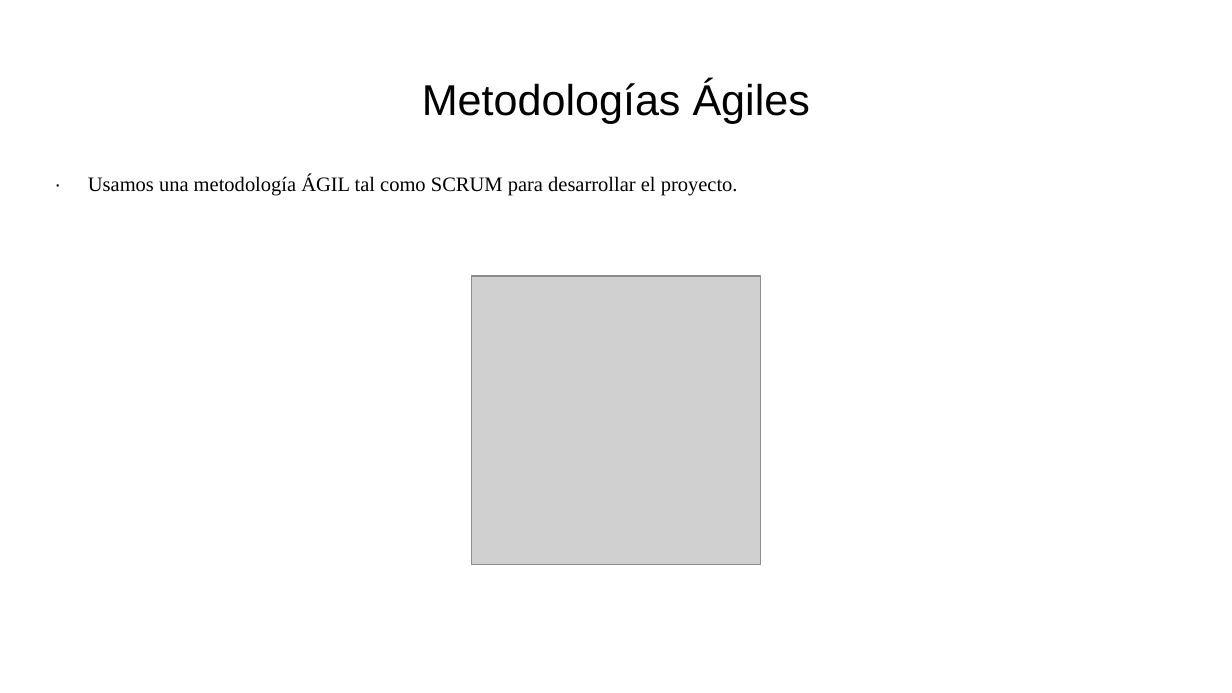
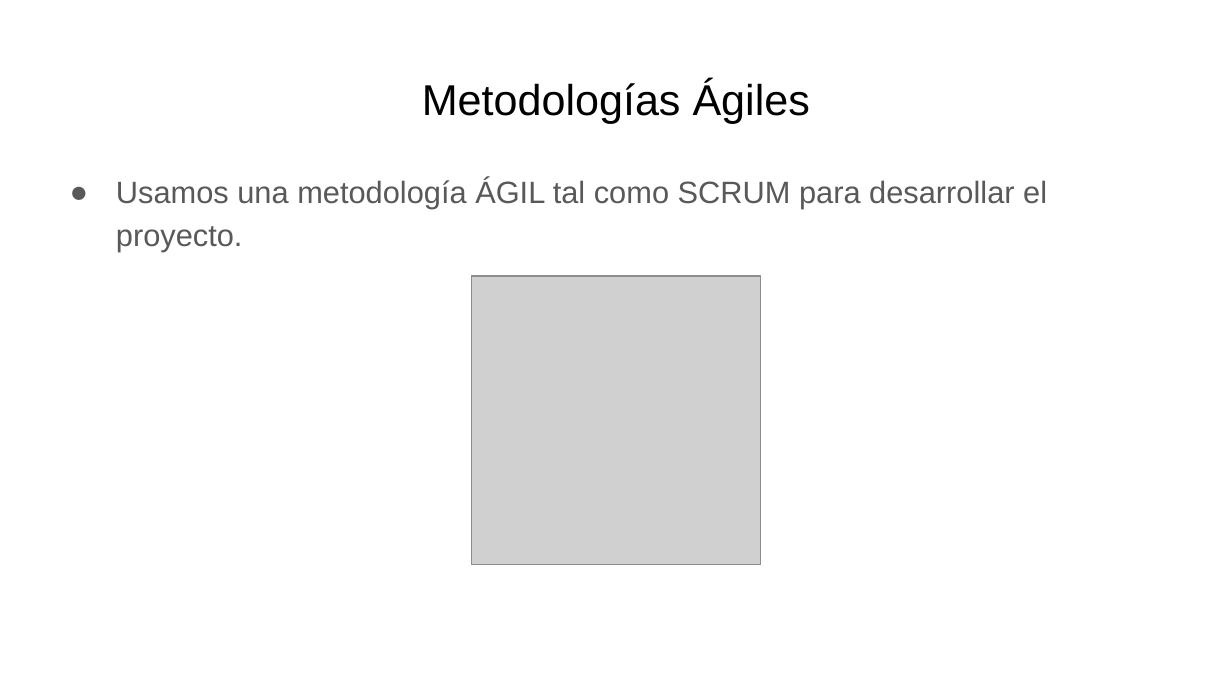
Before and after one commit to miguelmunval/presentacion, a slide deck: slide 7 of Tecnologías Usadas Dual.pptx (slide 6 before the commit). Drawn at 1232x693 pixels with LibreOffice and Linux fonts; fonts in the diff are those of the drawing; grey boxes stand for pictures. Boxes give left, top, right and bottom in pixels: in the first picture for what was removed or moved away, otherwise in the second. Text is boxed around its words. In the diff, an @@ line names an element or a change of style, - is before the commit and + after.

```diff
--- a/Tecnologías Usadas Dual.pptx
+++ b/Tecnologías Usadas Dual.pptx
@@ text at bbox=[116, 179, 1047, 252]: text changed; size 12 to 18 pt; font Times New Roman to Arial; text colour #000000 to #595959 @@
-· Usamos una metodología ÁGIL tal como SCRUM para desarrollar el proyecto.
+● Usamos una metodología ÁGIL tal como SCRUM para desarrollar el proyecto.
```
Also in this commit, not shown: 8 other slides changed, 2 slides added, 1 other file.
